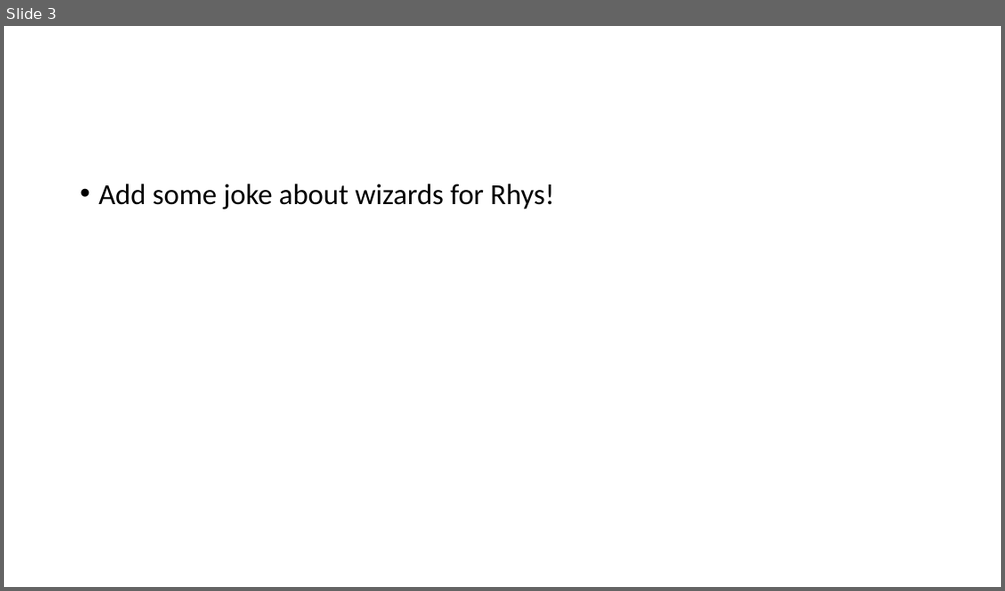
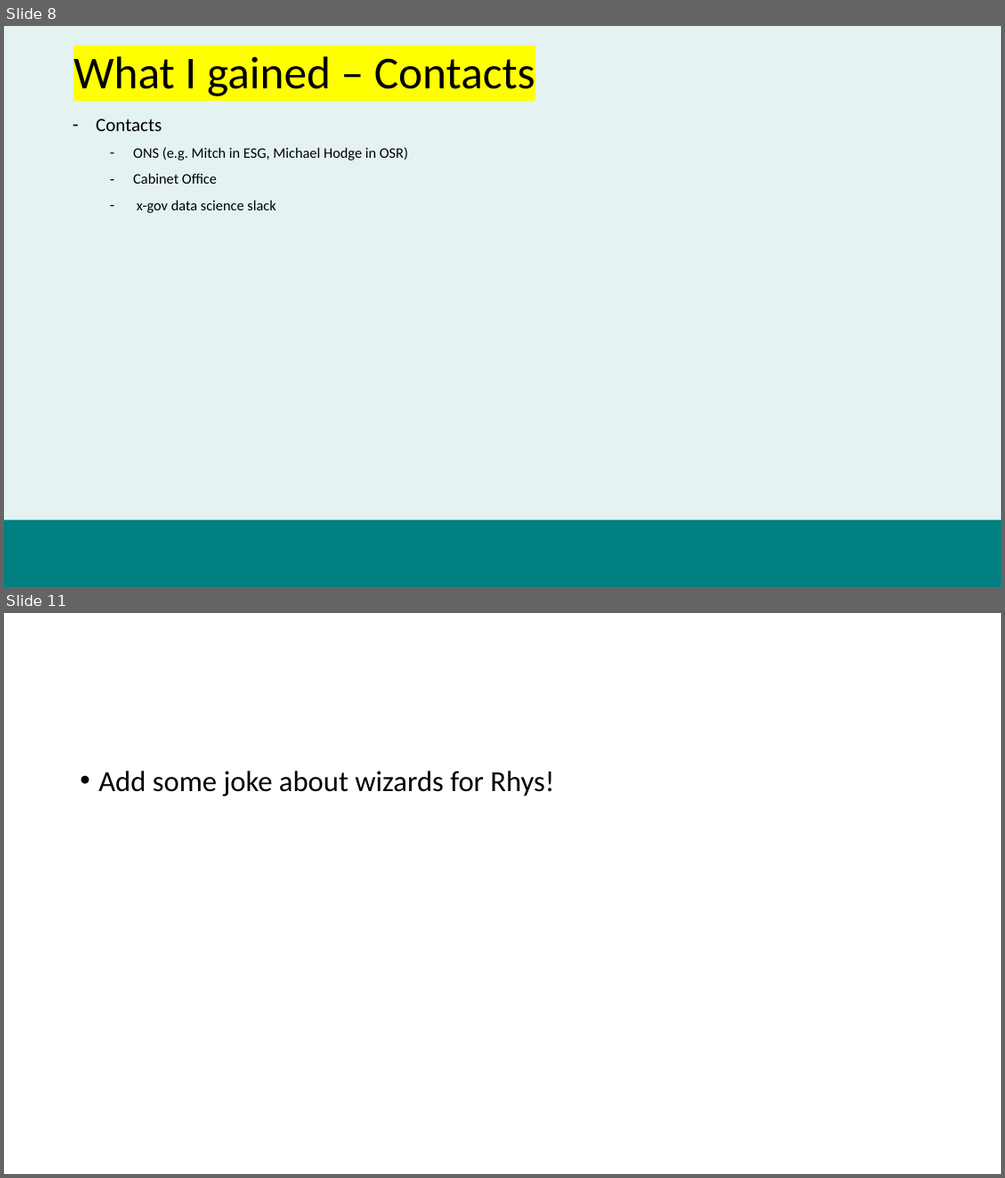
Before and after one commit to datasciencecampus/uk-parliament-stats, a slide deck: user-engagement/fpp-presentation.pptx. Shown one above the other, each under a label of ours: slide 3 before the commit, slides 8 and 11 after it; the slides between them are not shown. The pictures are 1005x591 and 1005x1178 pixels, drawn with LibreOffice and Linux fonts; fonts in the diff are those of the drawing; background and template pictures are left out. Boxes give left, top, right and bottom in pixels: in the first picture for what was removed or moved away, otherwise in the second. Text is boxed around its words. In the diff, an @@ line names an element or a change of style, - is before the commit and + after.

```diff
--- a/user-engagement/fpp-presentation.pptx
+++ b/user-engagement/fpp-presentation.pptx
@@ slide 8 added at (4, 26, 1001, 587), background #008080 at 10% opacity @@
@@ title added at (73, 56, 535, 96), 44 pt, text #000000 @@
+What I gained – Contacts
@@ text added at (96, 119, 408, 213), 14 pt, text #000000 @@
+– Contacts
+  – ONS (e.g. Mitch in ESG, Michael Hodge in OSR)
+  – Cabinet Office
+  – x-gov data science slack
@@ rectangle added at (4, 520, 1001, 587), fill #008080 @@
@@ what was slide 3 is now slide 11 @@
```
Also in this commit, not shown: 1 slide changed, 8 other slides added, 2 slides removed, 1 other file.
